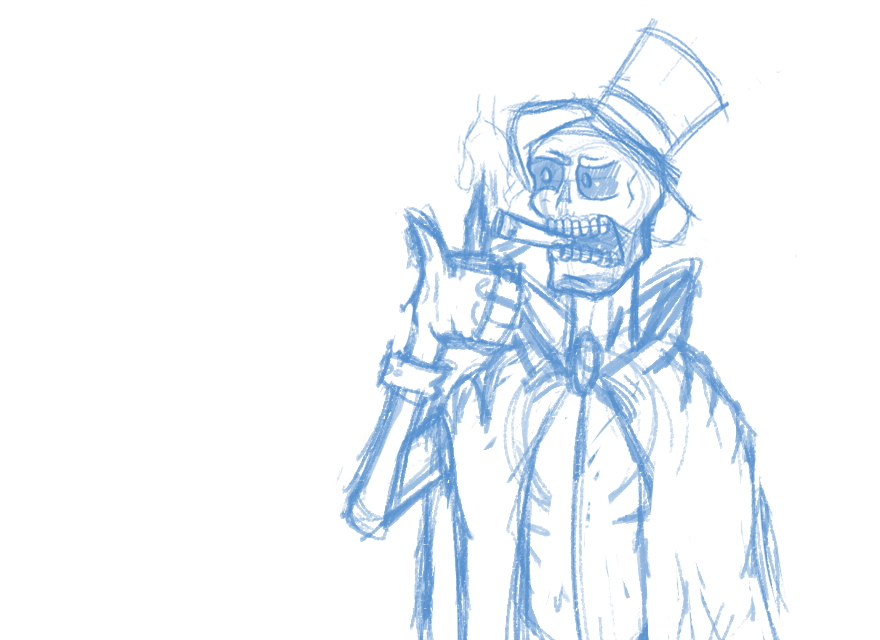
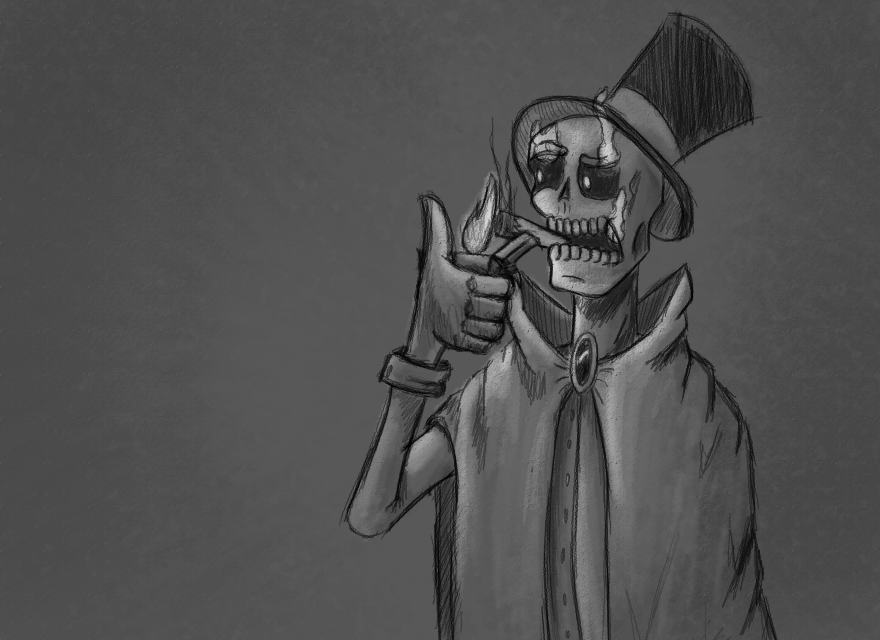
Revision of a layered 880px x 640px image; what changed, layer by layer:
removed layer "Layer 1" over [453, 5, 797, 304]
added layer "Layer 9" above "Layer 8" over [339, 11, 778, 640]
added layer "Layer 8" above "Layer 4" over [343, 10, 777, 640]
hid "Layer 4", moved it above "Layer 14", painted on it over [335, 5, 797, 640]
added layer "Layer 14" above "Layer 15" over [346, 83, 751, 640]
added layer "Layer 15" above "Layer 16" over [352, 6, 771, 640]
added layer "Layer 16" above "Layer 13" over [0, 0, 880, 640]
added layer "Layer 13" above "Background" over [0, 0, 880, 640]
